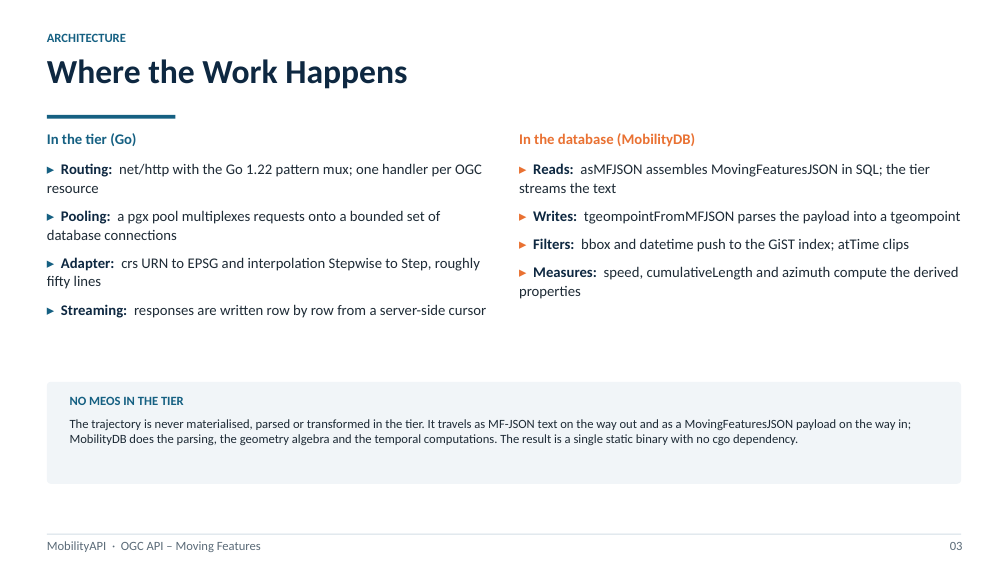
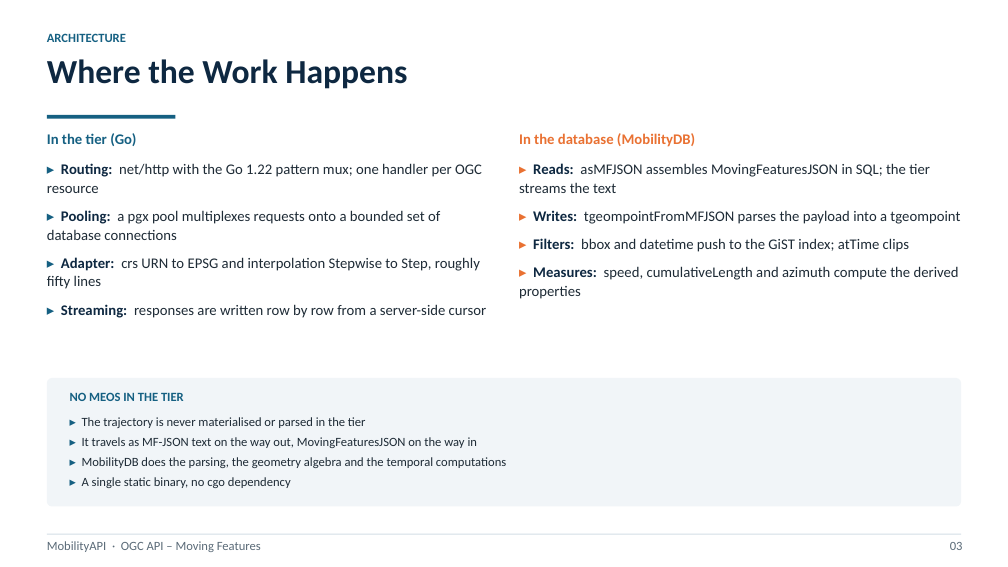
Before and after one commit to MobilityDB/MobilityAPI, a slide deck: slide 3 of MobilityAPIV5.pptx. Drawn at 1008x567 pixels with LibreOffice and Linux fonts; fonts in the diff are those of the drawing. Boxes give left, top, right and bottom in pixels: in the first picture for what was removed or moved away, otherwise in the second. Text is boxed around its words. In the diff, an @@ line names an element or a change of style, - is before the commit and + after.

Commit message:
V5 deck: full standard fields on backing slide, merge scale+lakehouse, polish
Backing-model slide now lists every OGC field for the Collection and
MovingFeature resources with its provenance (stored column, derived from the
tgeompoint, from the registry, constant, or generated), in a clean two-column
layout. The scale and extensions slides merge into one Scale and the lakehouse
slide that shows the bounded-memory figure once, the standard items resource on
top, and the export and in-place replace demarcated as not in conformsTo. The
architecture NO MEOS panel becomes short bullets. Future-work tags read Planned
with no trailing periods, and the acceleration request uses its full path.

```diff
--- a/MobilityAPIV5.pptx
+++ b/MobilityAPIV5.pptx
@@ rounded rectangle: place and size @@
-rounded rectangle at (47,382,961,484)
+rounded rectangle at (47,378,961,507)
@@ text "NO MEOS IN THE TIER": place and size @@
-text "NO MEOS IN THE TIER" at (70,396,184,405)
+text "NO MEOS IN THE TIER" at (70,392,184,401)
@@ text at (82,417,506,488): text changed @@
-The trajectory is never materialised, parsed or transformed in the tier. It travels as MF-JSON text on the way out and as a MovingFeaturesJSON payload on the way in; MobilityDB does the parsing, the geometry algebra and the temporal computations. The result is a single static binary with no cgo dependency.
+▸ The trajectory is never materialised or parsed in the tier
+▸ It travels as MF-JSON text on the way out, MovingFeaturesJSON on the way in
+▸ MobilityDB does the parsing, the geometry algebra and the temporal computations
+▸ A single static binary, no cgo dependency
```
Also in this commit, not shown: 6 other slides changed, 1 slide removed, 1 other file.
